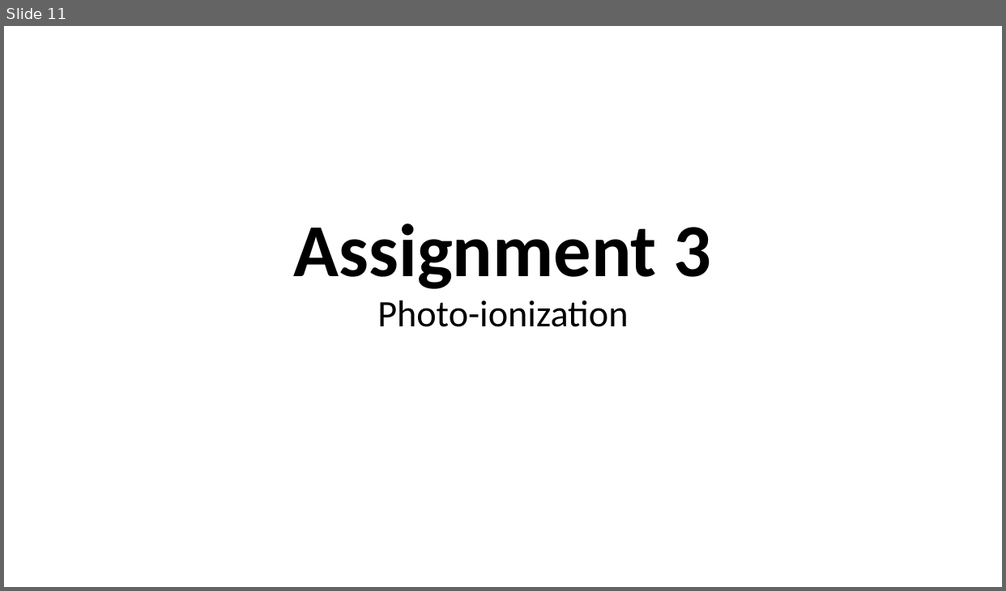
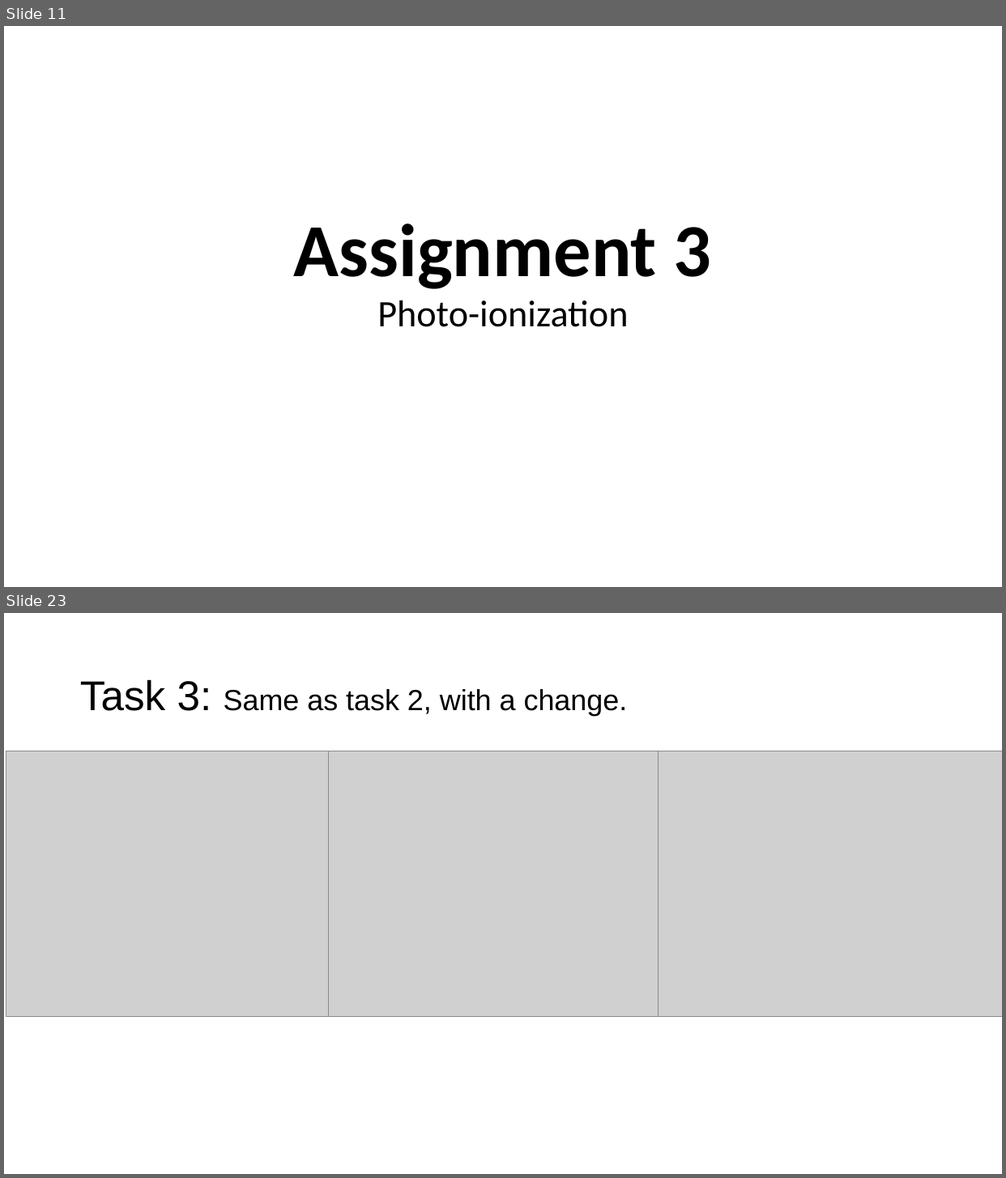
Before and after one commit to tva050/FYS-3003, a slide deck: exam.pptx. Shown one above the other, each under a label of ours: slide 11 before the commit, slides 11 and 23 after it; the slides between them are not shown. The pictures are 1006x591 and 1006x1178 pixels, drawn with LibreOffice and Linux fonts; fonts in the diff are those of the drawing; grey boxes stand for pictures. Boxes give left, top, right and bottom in pixels: in the first picture for what was removed or moved away, otherwise in the second. Text is boxed around its words. In the diff, an @@ line names an element or a change of style, - is before the commit and + after.

```diff
--- a/exam.pptx
+++ b/exam.pptx
@@ slide 23 added at <box>4,613,1002,1174</box>, background #FFFFFF @@
@@ title added at <box>80,679,628,716</box>, 28 pt, text #000000 @@
+Task 3: Same as task 2, with a change.
@@ picture added at <box>6,752,360,1016</box> @@
@@ picture added at <box>328,752,681,1016</box> @@
@@ picture added at <box>658,752,1002,1016</box> @@
```
Also in this commit, not shown: 6 slides changed, 15 other slides added, 8 other files.
